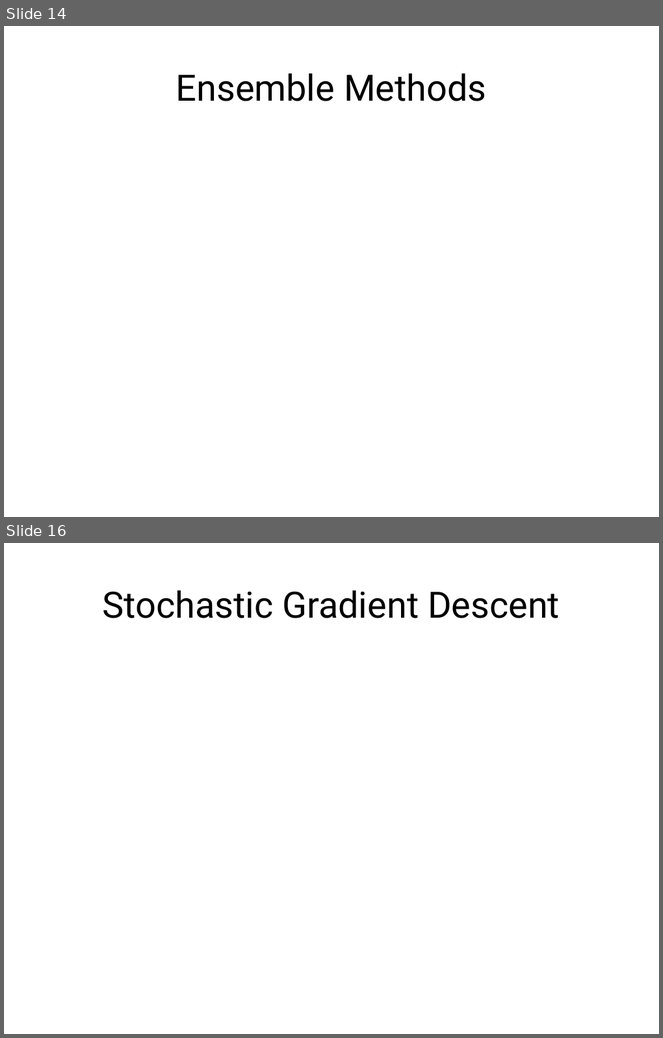
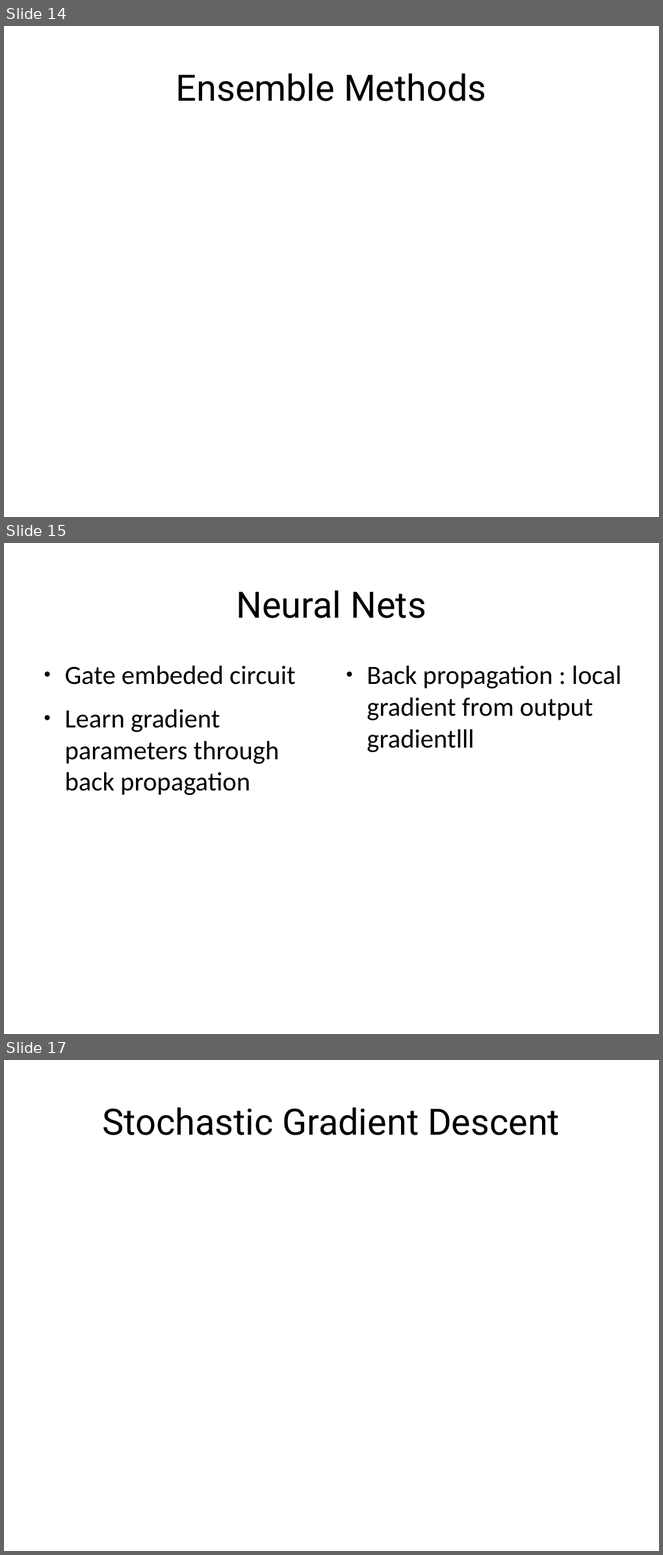
Before and after one commit to TedJeong/vipidly-vociferous, a slide deck: notes/머신러닝부터최적화문제까지.odp. Shown one above the other, each under a label of ours: slides 14 and 16 before the commit, slides 14, 15 and 17 after it; the slides between them are not shown. The pictures are 663x1038 and 663x1555 pixels, drawn with LibreOffice and Linux fonts; fonts in the diff are those of the drawing. Boxes give left, top, right and bottom in pixels: in the first picture for what was removed or moved away, otherwise in the second. Text is boxed around its words. In the diff, an @@ line names an element or a change of style, - is before the commit and + after.

```diff
--- a/notes/머신러닝부터최적화문제까지.odp
+++ b/notes/머신러닝부터최적화문제까지.odp
@@ slide 15 added at [4,543,659,1034], background #FFFFFF @@
@@ title added at [237,590,426,618], 44 pt, text #000000 @@
+Neural Nets
@@ text added at [65,665,295,795], 32 pt, text #000000 @@
+● Gate embeded circuit
+● Learn gradient parameters through back propagation
@@ text added at [367,665,622,752], 32 pt, text #000000 @@
+● Back propagation : local gradient from output gradientlll
@@ what was slide 16 is now slide 17 @@
```
Also in this commit, not shown: 2 slides changed, 2 other slides added, 2 slides removed.
